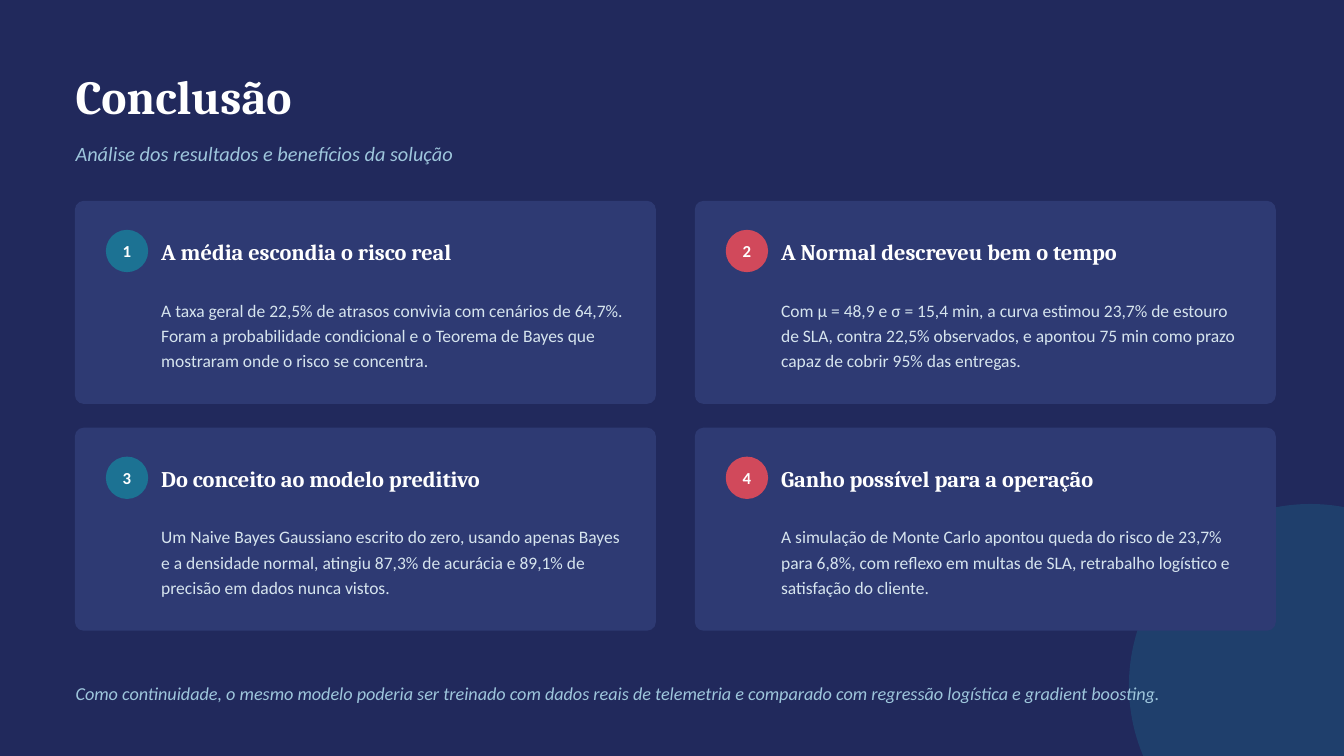
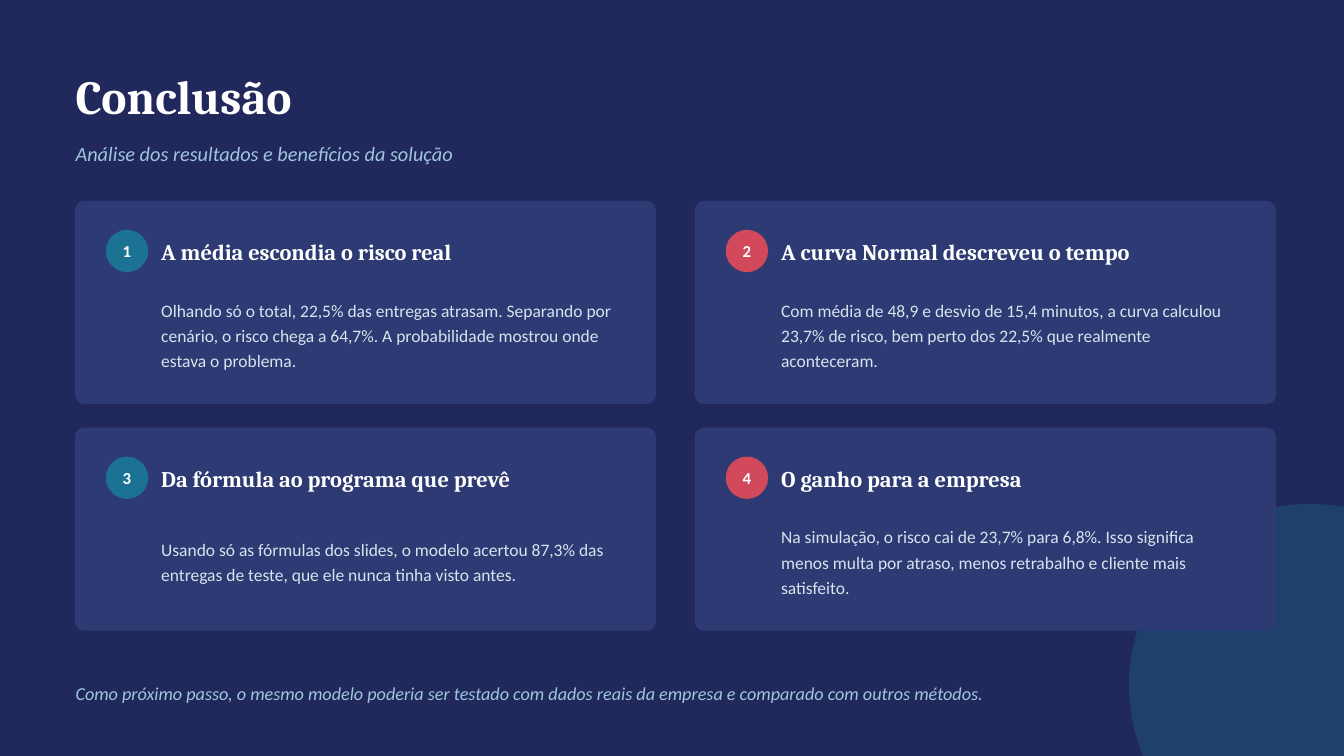
Before and after one commit to susuelen153-design/Projeto-Python, a slide deck: slide 12 of checkpoint4/apresentacao_cp4.pptx. Drawn at 1344x756 pixels with LibreOffice and Linux fonts; fonts in the diff are those of the drawing. Boxes give left, top, right and bottom in pixels: in the first picture for what was removed or moved away, otherwise in the second. Text is boxed around its words. In the diff, an @@ line names an element or a change of style, - is before the commit and + after.

```diff
--- a/checkpoint4/apresentacao_cp4.pptx
+++ b/checkpoint4/apresentacao_cp4.pptx
@@ text at bbox=[781, 244, 1130, 265]: text changed @@
-A Normal descreveu bem o tempo
+A curva Normal descreveu o tempo
@@ text at bbox=[161, 305, 611, 370]: text changed @@
-A taxa geral de 22,5% de atrasos convivia com cenários de 64,7%. Foram a probabilidade condicional e o Teorema de Bayes que mostraram onde o risco se concentra.
+Olhando só o total, 22,5% das entregas atrasam. Separando por cenário, o risco chega a 64,7%. A probabilidade mostrou onde estava o problema.
@@ text at bbox=[781, 305, 1222, 367]: text changed @@
-Com μ = 48,9 e σ = 15,4 min, a curva estimou 23,7% de estouro de SLA, contra 22,5% observados, e apontou 75 min como prazo capaz de cobrir 95% das entregas.
+Com média de 48,9 e desvio de 15,4 minutos, a curva calculou 23,7% de risco, bem perto dos 22,5% que realmente aconteceram.
@@ text at bbox=[161, 471, 510, 492]: text changed @@
-Do conceito ao modelo preditivo
+Da fórmula ao programa que prevê
@@ text at bbox=[781, 471, 1022, 492]: text changed @@
-Ganho possível para a operação
+O ganho para a empresa
@@ text at bbox=[781, 531, 1194, 594]: text changed @@
-A simulação de Monte Carlo apontou queda do risco de 23,7% para 6,8%, com reflexo em multas de SLA, retrabalho logístico e satisfação do cliente.
+Na simulação, o risco cai de 23,7% para 6,8%. Isso significa menos multa por atraso, menos retrabalho e cliente mais satisfeito.
@@ text at bbox=[161, 544, 603, 584]: text changed @@
-Um Naive Bayes Gaussiano escrito do zero, usando apenas Bayes e a densidade normal, atingiu 87,3% de acurácia e 89,1% de precisão em dados nunca vistos.
+Usando só as fórmulas dos slides, o modelo acertou 87,3% das entregas de teste, que ele nunca tinha visto antes.
@@ text at bbox=[76, 687, 982, 703]: text changed @@
-Como continuidade, o mesmo modelo poderia ser treinado com dados reais de telemetria e comparado com regressão logística e gradient boosting.
+Como próximo passo, o mesmo modelo poderia ser testado com dados reais da empresa e comparado com outros métodos.
```
Also in this commit, not shown: 10 other slides changed, 4 other files.
